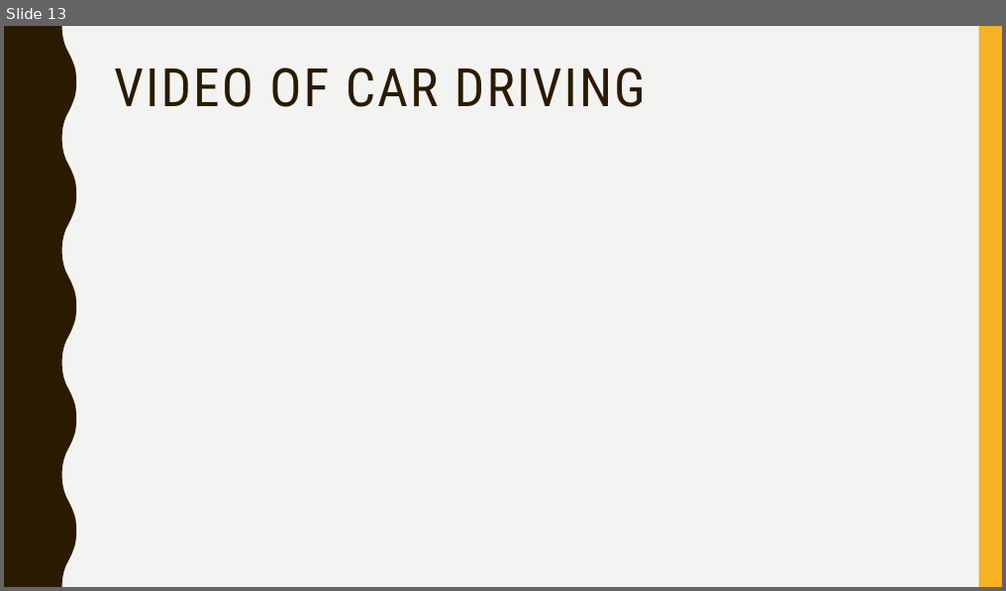
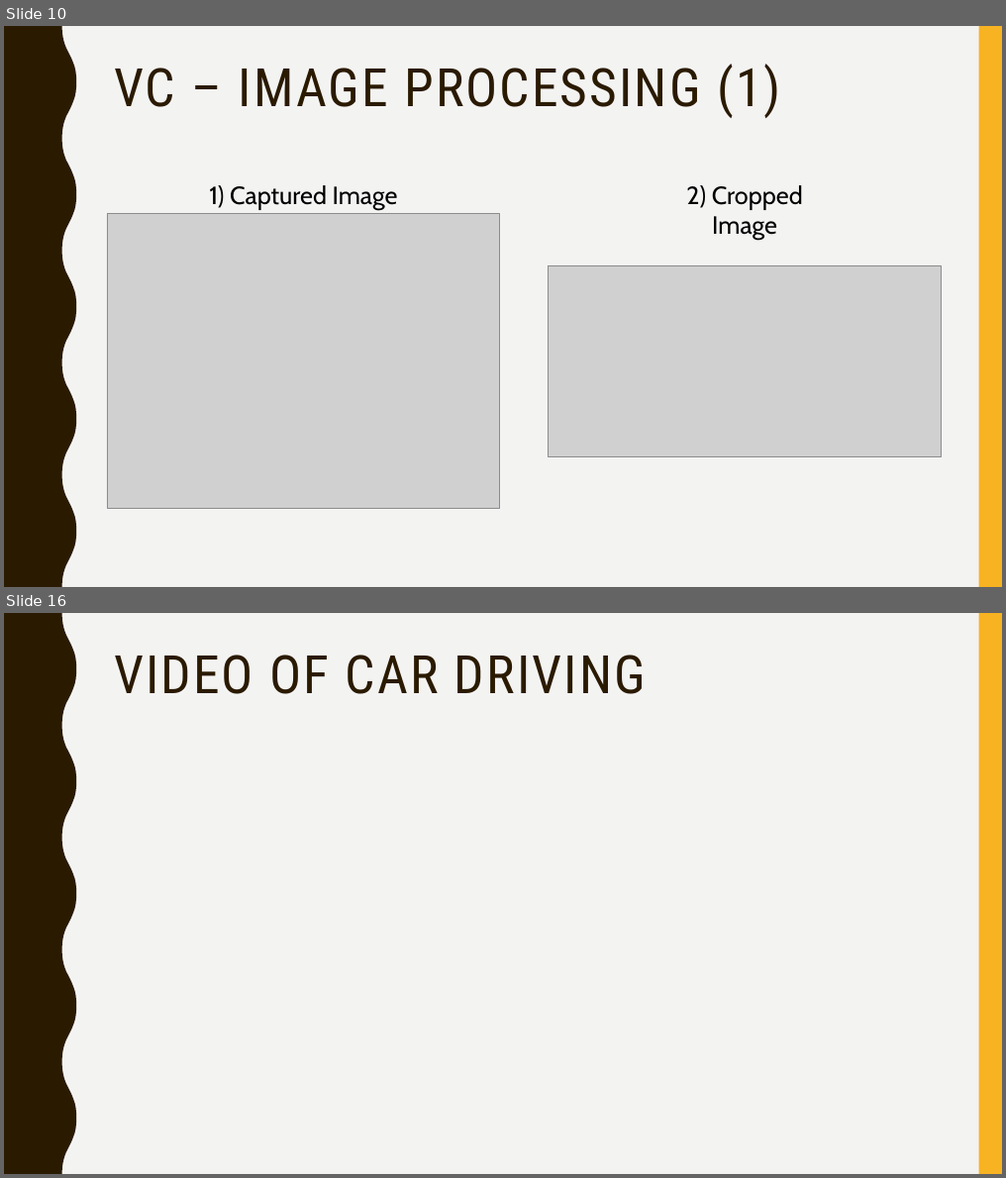
Before and after one commit to jean-lucas/vic, a slide deck: Presentation/Vehicle-Intersection-Control-Presentation.pptx. Shown one above the other, each under a label of ours: slide 13 before the commit, slides 10 and 16 after it; the slides between them are not shown. The pictures are 1006x591 and 1006x1178 pixels, drawn with LibreOffice and Linux fonts; fonts in the diff are those of the drawing; grey boxes stand for pictures. Boxes give left, top, right and bottom in pixels: in the first picture for what was removed or moved away, otherwise in the second. Text is boxed around its words. In the diff, an @@ line names an element or a change of style, - is before the commit and + after.

```diff
--- a/Presentation/Vehicle-Intersection-Control-Presentation.pptx
+++ b/Presentation/Vehicle-Intersection-Control-Presentation.pptx
@@ slide 10 added at <box>4,26,1002,587</box>, background #F3F3F2; not listed: 2 template elements that a slide beside it also shows @@
@@ title added at <box>114,64,780,118</box>, 51 pt, text #2A1A00 @@
+VC – IMAGE PROCESSING (1)
@@ text added at <box>209,185,398,210</box>, 24 pt, text #000000 @@
+1) Captured Image
@@ text added at <box>686,185,803,240</box>, 24 pt, text #000000 @@
+2) Cropped Image
@@ picture added at <box>107,214,500,509</box> @@
@@ picture added at <box>548,266,942,458</box> @@
@@ what was slide 13 is now slide 16 @@
```
Also in this commit, not shown: 7 slides changed, 2 other slides added.
